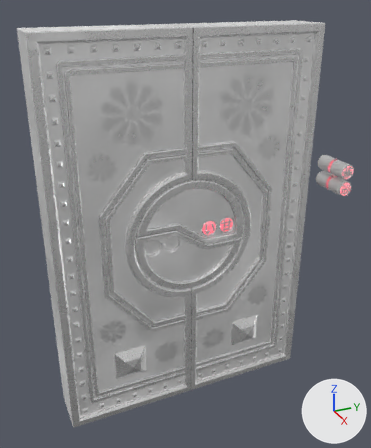
Renders of the FBX model content/models/leader_door/leader_door.fbx from each side of a commit.
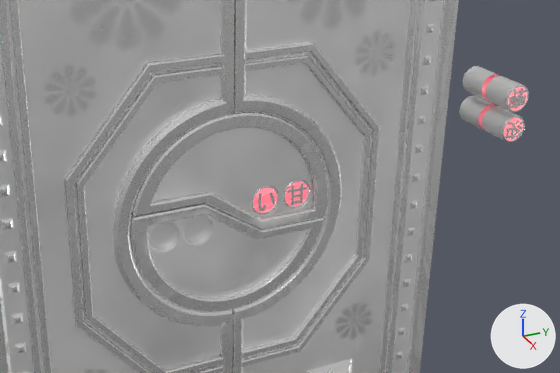
There are two pictures of each version: one whole from a 50 mm lens placed at (3.12, -1.38, 2.98), pointed at (-0.07, 0.06, 1.38), one close up on the part from 17% to 100% of the width and 26% to 72% of the height. Every picture has the same lights, and +X, +Y and +Z are marked at lower right. The older version's two pictures come first. Where no turn or scale is listed for an object, it has been applied to the vertices.

Before the edit, the objects in view are built like this:
```python
ob_button_l1 = bpy.data.objects.new('Button_L1', me_mesh_015)
ob_button_l1.location = (0.081, 0.143, 1.426)
ob_button_l1.scale = (0.0, 0.0, 0.0)
ob_button_l4 = bpy.data.objects.new('Button_L4', me_mesh_018)
ob_button_l4.location = (0.08, 0.283, 1.426)
ob_button_l5 = bpy.data.objects.new('Button_L5', me_mesh_019)
ob_button_l5.location = (0.081, 0.143, 1.426)
ob_circle_l = bpy.data.objects.new('Circle_L', me_mesh_012)
ob_circle_l.location = (-0.004, 0.001, 1.389)
ob_polysurface401 = bpy.data.objects.new('polySurface401', me_mesh_004)
ob_polysurface401.location = (0.08, -0.282, 1.356)
ob_polysurface401.scale = (0.0, 0.0, 0.0)
ob_polysurface725 = bpy.data.objects.new('polySurface725', me_mesh_007)
ob_polysurface725.location = (0.07, 1.356, 1.531)
ob_polysurface726 = bpy.data.objects.new('polySurface726', me_mesh_008)
ob_polysurface726.location = (0.07, 1.356, 1.671)
ob_polysurface727 = bpy.data.objects.new('polySurface727', me_mesh_009)
ob_polysurface727.location = (-0.098, 1.356, 1.531)
ob_polysurface728 = bpy.data.objects.new('polySurface728', me_mesh_010)
ob_polysurface728.location = (-0.099, 1.356, 1.672)
# also in view: 'Circle_R' at (-0.01, 0.0, 1.22); 'Door_L' at (0.0, -0.48, 1.39); 'Door_R' at (0.0, 0.48, 1.39)
```
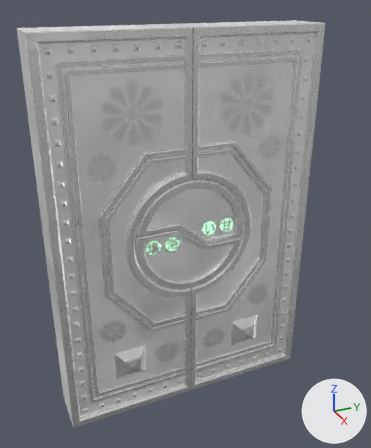
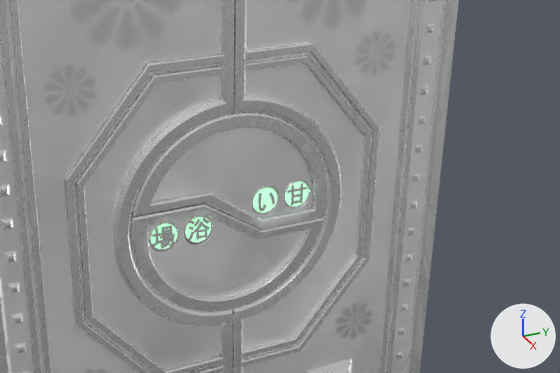
Where the newer file only moved an object's origin or applied its transform, the numbers keep the older frame.

Where the change shows, as pixel boxes (x1, y1, x2, y2) in the close-ups (560 x 373 px):
'polySurface726', deleted
    before: (486, 76, 529, 112)
'polySurface725', deleted
    before: (482, 106, 525, 142)
'polySurface728', deleted
    before: (463, 66, 500, 101)
'polySurface727', deleted
    before: (459, 96, 496, 130)
'polySurface401', rescaled (not visible before)
    after: (149, 222, 179, 251)
'polySurface384', rescaled (not visible before)
    after: (184, 216, 213, 244)
'Button_L5', deleted (pink)
    before: (251, 186, 279, 214)
'Button_L1', rescaled (not visible before)
    after: (251, 186, 279, 214)
'Button_L4', deleted (pink)
    before: (283, 180, 310, 208)
'Button_L', rescaled (not visible before)
    after: (283, 180, 310, 208)

Edits to the bpy script that builds the scene:
```text
Change ob_button_l:
    ob_button_l.scale: (0.0, 0.0, 0.0) -> (0.01, 0.01, 0.01)
Change ob_polysurface384:
    ob_polysurface384.scale: (0.0, 0.0, 0.0) -> (0.01, 0.01, 0.01)
Remove ob_button_l4:
    ob_button_l4 = bpy.data.objects.new('Button_L4', me_mesh_018)
    ob_button_l4.location = (0.08, 0.283, 1.426)
Change ob_button_l1:
    ob_button_l1.scale: (0.0, 0.0, 0.0) -> (0.01, 0.01, 0.01)
Remove ob_button_l5:
    ob_button_l5 = bpy.data.objects.new('Button_L5', me_mesh_019)
    ob_button_l5.location = (0.081, 0.143, 1.426)
Remove ob_polysurface727:
    ob_polysurface727 = bpy.data.objects.new('polySurface727', me_mesh_009)
    ob_polysurface727.location = (-0.098, 1.356, 1.531)
Change ob_polysurface401:
    ob_polysurface401.scale: (0.0, 0.0, 0.0) -> (0.01, 0.01, 0.01)
Remove ob_polysurface725:
    ob_polysurface725 = bpy.data.objects.new('polySurface725', me_mesh_007)
    ob_polysurface725.location = (0.07, 1.356, 1.531)
Remove ob_polysurface728:
    ob_polysurface728 = bpy.data.objects.new('polySurface728', me_mesh_010)
    ob_polysurface728.location = (-0.099, 1.356, 1.672)
Remove ob_polysurface726:
    ob_polysurface726 = bpy.data.objects.new('polySurface726', me_mesh_008)
    ob_polysurface726.location = (0.07, 1.356, 1.671)
```
